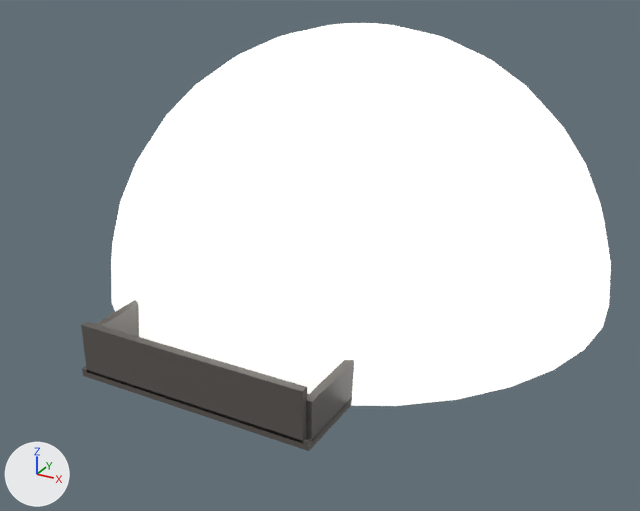
Before and after pictures for a commit that changed the glTF model assets/maps/reactor_site/glb/torus_cloud_4.glb.
Before and after are seen from a camera (50 mm lens) standing at (75.8, -154.5, 79.2) and looking at (-3.1, -10.9, 7.4). The axes (+X, +Y, +Z) are drawn at lower left. The lights are the same throughout. The picture after the commit comes second. Where no turn or scale is listed for an object, it has been applied to the vertices. Vertices at exactly the same position are counted once.

The first picture shows 'piece_reactor_flash_flash_nocol', 'piece_reactor_ruin_scorched'.
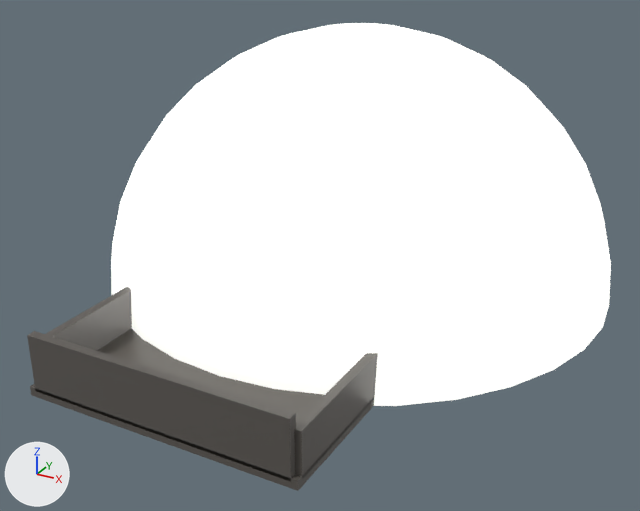
Changed parts and their boxes [x1, y1, x2, y2] in the pictures (640 x 511 px):
'piece_reactor_ruin_scorched', reshaped
    before: [81, 300, 354, 451]
    after: [27, 286, 378, 491]
part 1 of me_piece_reactor_ruin_scorched_mesh, added
    after: [30, 328, 374, 491]
part 2 of me_piece_reactor_ruin_scorched_mesh, added
    after: [46, 286, 132, 350]
part 3 of me_piece_reactor_ruin_scorched_mesh, added
    after: [294, 353, 378, 477]
part 4 of me_piece_reactor_ruin_scorched_mesh, added
    after: [27, 331, 296, 482]
part 5 of me_piece_reactor_ruin_scorched_mesh, deleted
    before: [81, 300, 354, 451]

Patch to the scene script:
```diff
--- a/assets/maps/reactor_site/glb/torus_cloud_4.glb.py
+++ b/assets/maps/reactor_site/glb/torus_cloud_4.glb.py
@@ me_piece_reactor_ruin_scorched_mesh @@
 # used by ob_piece_reactor_ruin_scorched; location = (0.0, 0.0, 0.0)
-me_piece_reactor_ruin_scorched_mesh.from_pydata(...)  # 416 vertices, 688 faces; spans x -24.1..24.1, y -60.0..60.0, z 0.0..25.8
+me_piece_reactor_ruin_scorched_mesh.from_pydata(...)  # 224 vertices, 336 faces; spans x -25.2..25.2, y -68.7..68.7, z 0.0..29.6
+# me_piece_reactor_ruin_scorched_mesh part 1: a new loose piece, a box spanning x -25.2..25.2, y -68.7..-36.6, z 0.0..1.7, in mat_scorched
+# me_piece_reactor_ruin_scorched_mesh part 2: a new loose piece, a box spanning x -25.2..-23.6, y -67.5..-37.8, z 1.1..9.2, in mat_scorched
+# me_piece_reactor_ruin_scorched_mesh part 3: a new loose piece, a box spanning x 23.6..25.2, y -67.5..-37.8, z 1.1..9.2, in mat_scorched
+# me_piece_reactor_ruin_scorched_mesh part 4: a new loose piece, a box spanning x -24.0..24.0, y -68.7..-67.1, z 1.1..11.4, in mat_scorched
+# me_piece_reactor_ruin_scorched_mesh part 5: 17 loose pieces with 256 vertices, spanning x -24.1..24.1, y -60.0..60.0, z 0.0..25.5, are deleted
+# other edits to the shape of me_piece_reactor_ruin_scorched_mesh do not show in these pictures
 me_piece_reactor_ruin_scorched_mesh.materials.append(mat_scorched)
```
